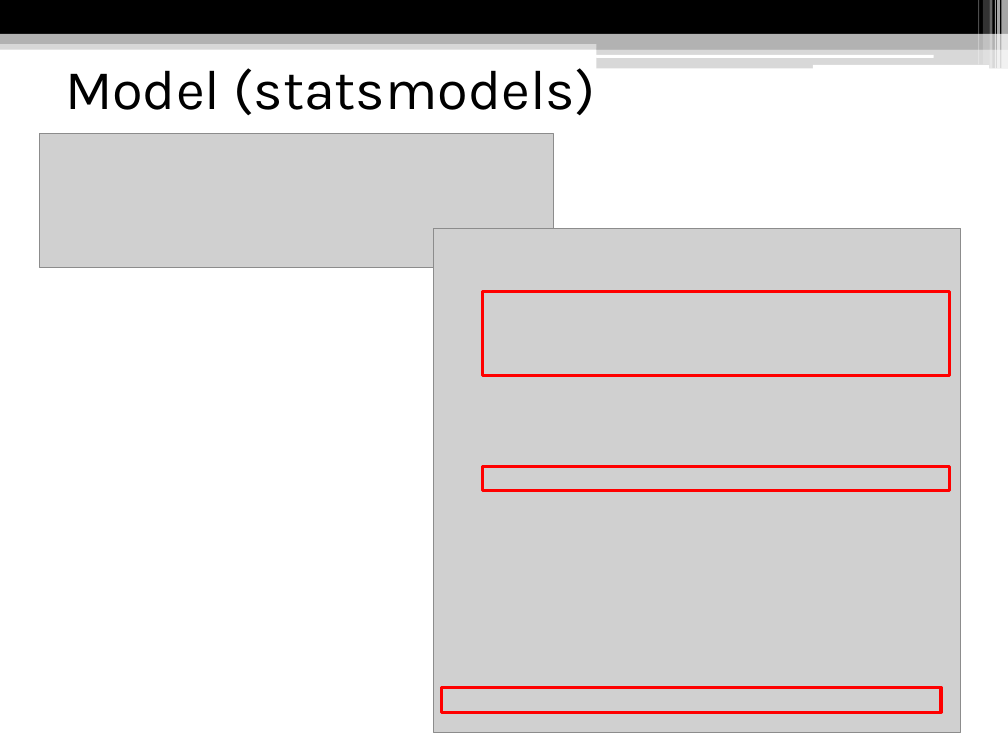
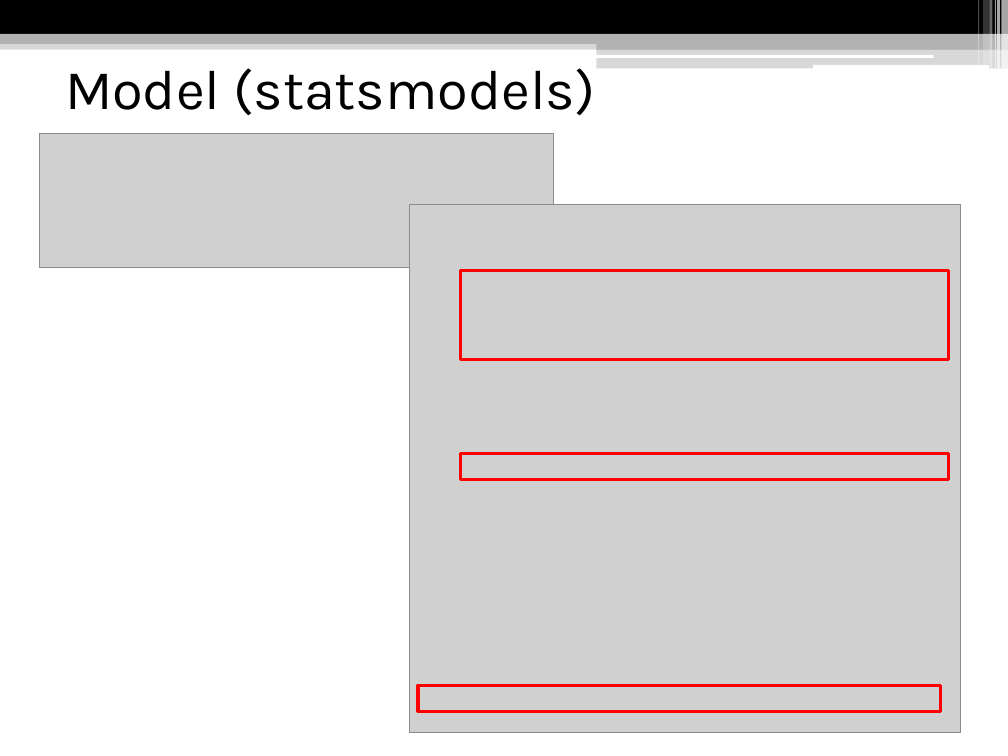
Before and after one commit to Kodluyoruz-Ankara-Veri-Bilimi/assignment_Beyza, a slide deck: slide 3 of homework3/Logistic Regression.pptx. Drawn at 1008x756 pixels with LibreOffice and Linux fonts; fonts in the diff are those of the drawing; grey boxes stand for pictures. Boxes give left, top, right and bottom in pixels: in the first picture for what was removed or moved away, otherwise in the second. Text is boxed around its words. In the diff, an @@ line names an element or a change of style, - is before the commit and + after.

```diff
--- a/homework3/Logistic Regression.pptx
+++ b/homework3/Logistic Regression.pptx
@@ picture: place and size @@
-picture at [433, 229, 961, 733]
+picture at [409, 205, 961, 732]
@@ rectangle: place and size @@
-rectangle at [482, 291, 949, 376]
+rectangle at [461, 271, 949, 360]
@@ rectangle: place and size @@
-rectangle at [482, 466, 949, 490]
+rectangle at [461, 454, 949, 480]
@@ rectangle: place and size @@
-rectangle at [442, 687, 941, 712]
+rectangle at [418, 685, 940, 712]
```
Also in this commit, not shown: 2 other slides changed, 2 slides added, 2 slides removed.
